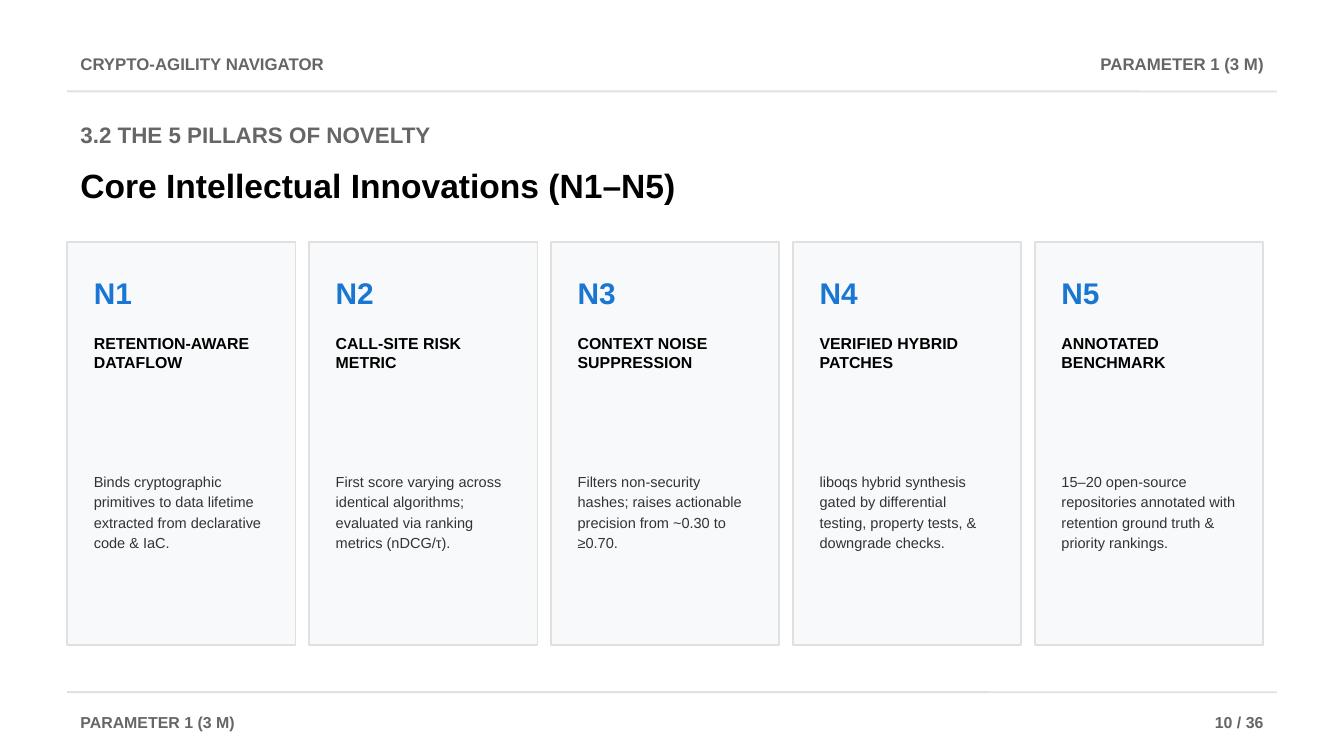
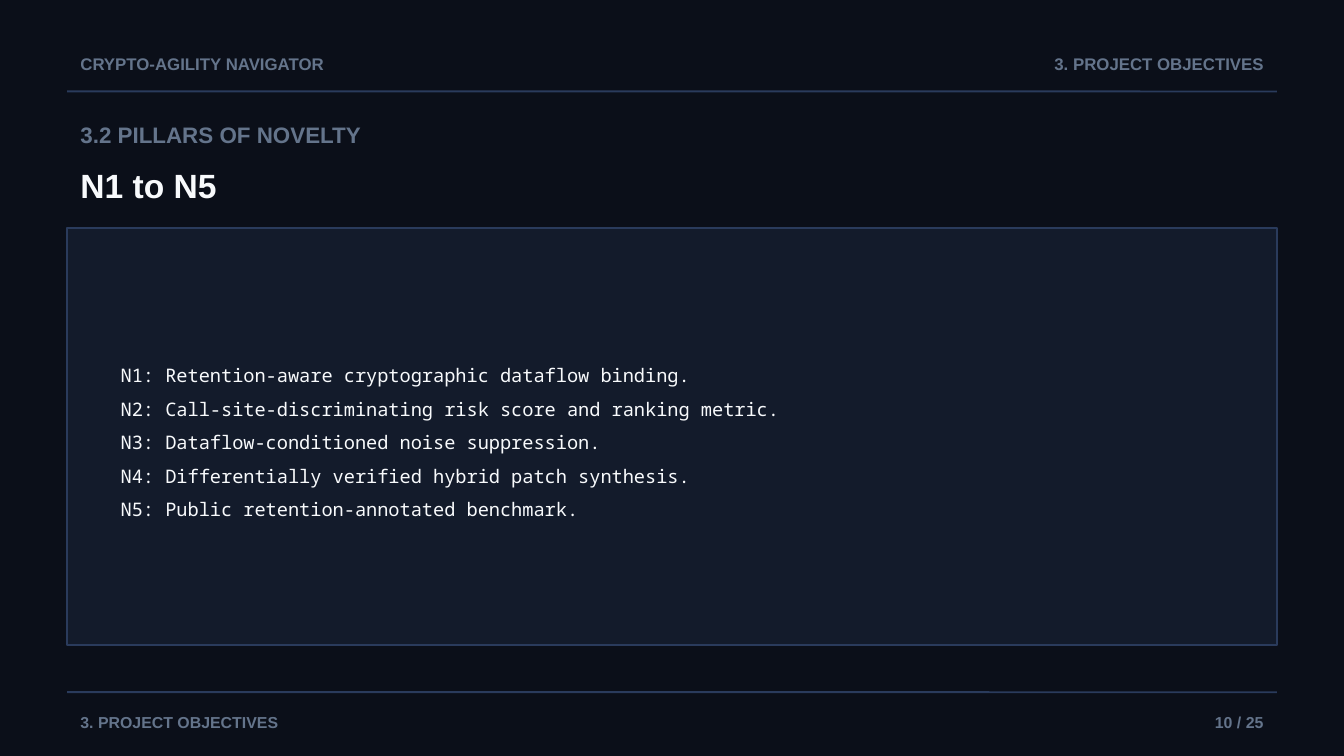
Before and after one commit to AviDhandhania/IDP-Project, a slide deck: slide 10 of docs/presentations/Crypto-Agility_Navigator_Review2.pptx. Drawn at 1344x756 pixels with LibreOffice and Linux fonts; fonts in the diff are those of the drawing. Boxes give left, top, right and bottom in pixels: in the first picture for what was removed or moved away, otherwise in the second. Text is boxed around its words. In the diff, an @@ line names an element or a change of style, - is before the commit and + after.

```diff
--- a/docs/presentations/Crypto-Agility_Navigator_Review2.pptx
+++ b/docs/presentations/Crypto-Agility_Navigator_Review2.pptx
@@ background #FFFFFF to #0B0F19 @@
@@ text "CRYPTO-AGILITY NAVIGATOR" at (80, 58, 324, 70): text colour #666666 to #64748B @@
@@ text at (1054, 58, 1263, 70): text changed; text colour #666666 to #64748B @@
-PARAMETER 1 (3 M)
+3. PROJECT OBJECTIVES
@@ line (67, 91) - (1277, 91): stroke #E0E0E0 1 pt to #2A3B5C 1 pt @@
@@ text at (80, 127, 361, 143): text changed; text colour #666666 to #64748B @@
-3.2 THE 5 PILLARS OF NOVELTY
+3.2 PILLARS OF NOVELTY
@@ text at (80, 175, 217, 199): text changed; text colour #000000 to #F8FAFC @@
-Core Intellectual Innovations (N1–N5)
+N1 to N5
@@ rectangle: place and size @@
-rectangle at (67, 242, 296, 645)
+rectangle at (67, 228, 1277, 645)
@@ rectangle at (67, 228, 1277, 645): fill #F8F9FA to #131B2B; outline #E0E0E0 1 pt to #2A3B5C 1 pt @@
@@ rectangle removed at (309, 242, 538, 645) @@
@@ rectangle removed at (551, 242, 780, 645) @@
@@ rectangle removed at (793, 242, 1021, 645) @@
@@ rectangle removed at (1035, 242, 1263, 645) @@
@@ text removed at (94, 283, 132, 304) @@
-N1
@@ text removed at (336, 283, 374, 304) @@
-N2
@@ text removed at (578, 283, 616, 305) @@
-N3
@@ text removed at (820, 283, 858, 304) @@
-N4
@@ text removed at (1061, 283, 1099, 305) @@
-N5
@@ text removed at (94, 338, 249, 368) @@
-RETENTION-AWARE DATAFLOW
@@ text removed at (336, 338, 461, 368) @@
-CALL-SITE RISK METRIC
@@ text removed at (578, 338, 707, 368) @@
-CONTEXT NOISE SUPPRESSION
@@ text removed at (820, 338, 958, 368) @@
-VERIFIED HYBRID PATCHES
@@ text removed at (1061, 338, 1165, 368) @@
-ANNOTATED BENCHMARK
@@ text added at (121, 367, 779, 516), 10 pt, text #F8FAFC @@
+N1: Retention-aware cryptographic dataflow binding.
+N2: Call-site-discriminating risk score and ranking metric.
+N3: Dataflow-conditioned noise suppression.
+N4: Differentially verified hybrid patch synthesis.
+N5: Public retention-annotated benchmark.
@@ text removed at (94, 476, 261, 548) @@
-Binds cryptographic primitives to data lifetime extracted from declarative code & IaC.
@@ text removed at (336, 476, 502, 551) @@
-First score varying across identical algorithms; evaluated via ranking metrics (nDCG/τ).
@@ text removed at (578, 476, 741, 548) @@
-Filters non-security hashes; raises actionable precision from ~0.30 to ≥0.70.
@@ text removed at (820, 476, 966, 551) @@
-liboqs hybrid synthesis gated by differential testing, property tests, & downgrade checks.
@@ text removed at (1061, 477, 1235, 551) @@
-15–20 open-source repositories annotated with retention ground truth & priority rankings.
@@ line (67, 692) - (1277, 692): stroke #E0E0E0 1 pt to #2A3B5C 1 pt @@
@@ text at (80, 717, 278, 728): text changed; text colour #666666 to #64748B @@
-PARAMETER 1 (3 M)
+3. PROJECT OBJECTIVES
@@ text at (1215, 717, 1264, 728): text changed; text colour #666666 to #64748B @@
-10 / 36
+10 / 25
```
Also in this commit, not shown: 9 other slides changed, 15 slides added, 27 slides removed, 2 other files.
